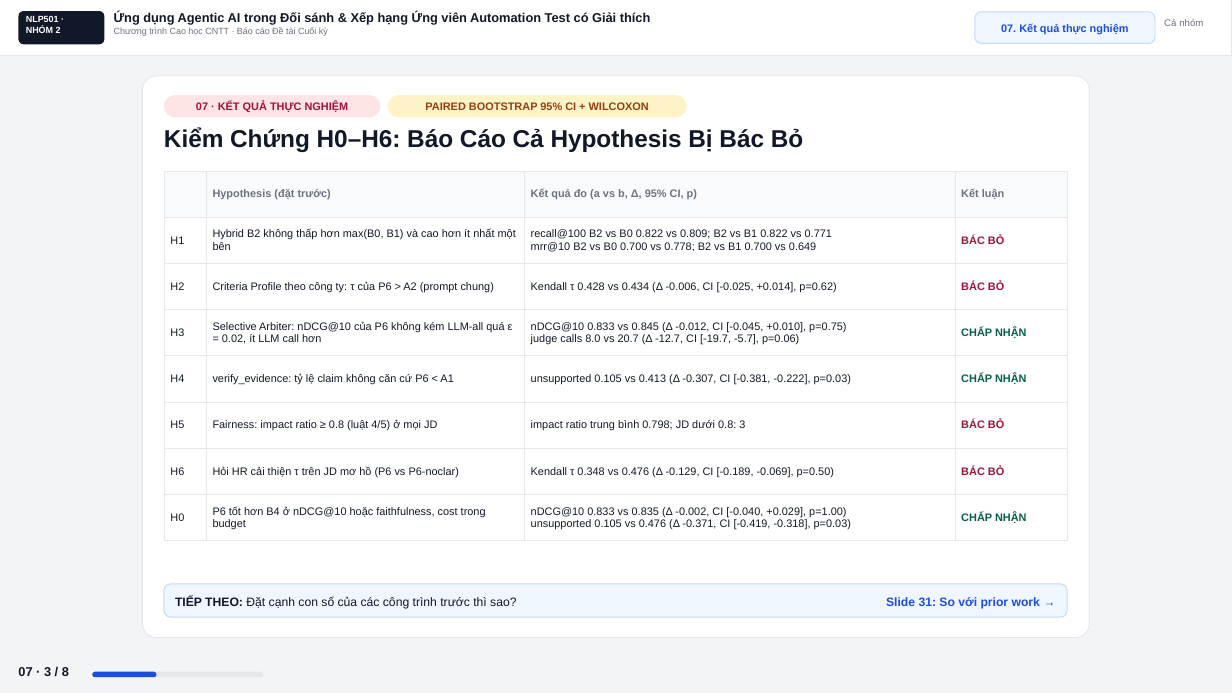
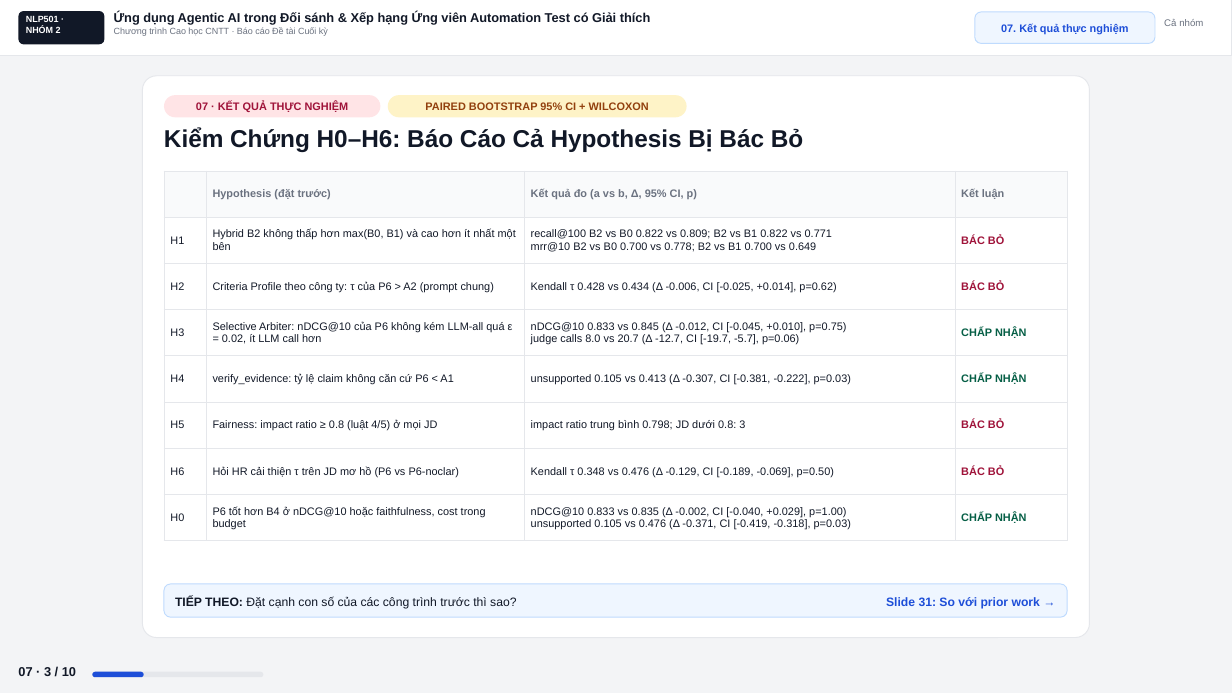
Before and after one commit to ZgsNat/NLP501.22_GROUP_2, a slide deck: slide 30 of Slide_Group2_NLP501-3.pptx. Drawn at 1232x693 pixels with LibreOffice and Linux fonts; fonts in the diff are those of the drawing. Boxes give left, top, right and bottom in pixels: in the first picture for what was removed or moved away, otherwise in the second. Text is boxed around its words. In the diff, an @@ line names an element or a change of style, - is before the commit and + after.

```diff
--- a/Slide_Group2_NLP501-3.pptx
+++ b/Slide_Group2_NLP501-3.pptx
@@ text at [18, 667, 76, 676]: text changed @@
-07 · 3 / 8
+07 · 3 / 10
@@ rounded rectangle: place and size @@
-rounded rectangle at [92, 672, 156, 677]
+rounded rectangle at [92, 672, 144, 677]
```
Also in this commit, not shown: 8 other slides changed, 2 slides added, 6 other files.
